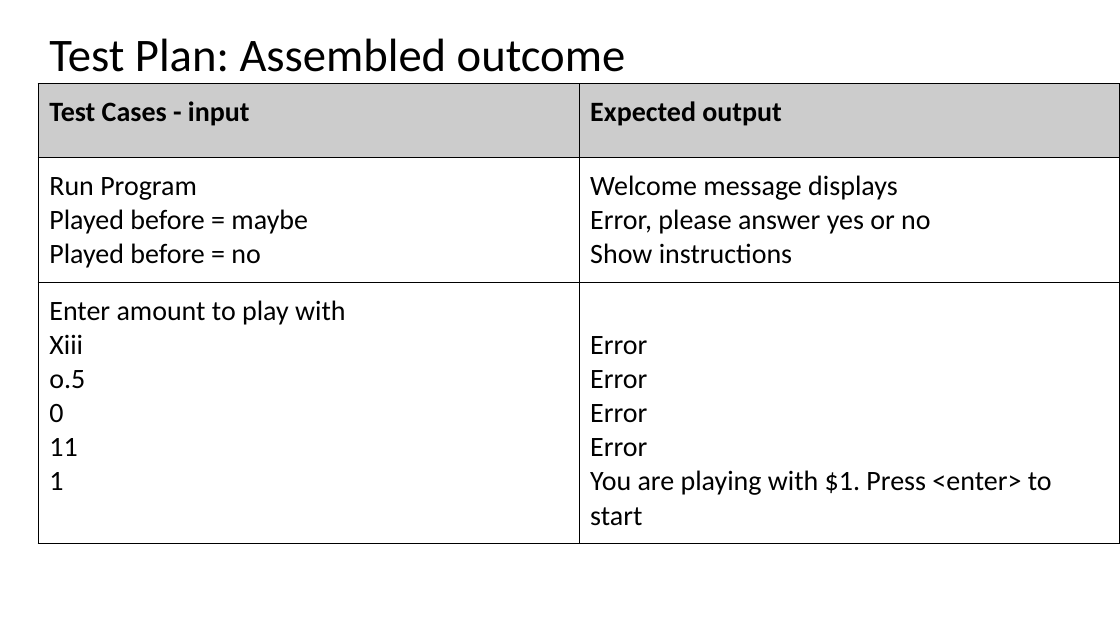
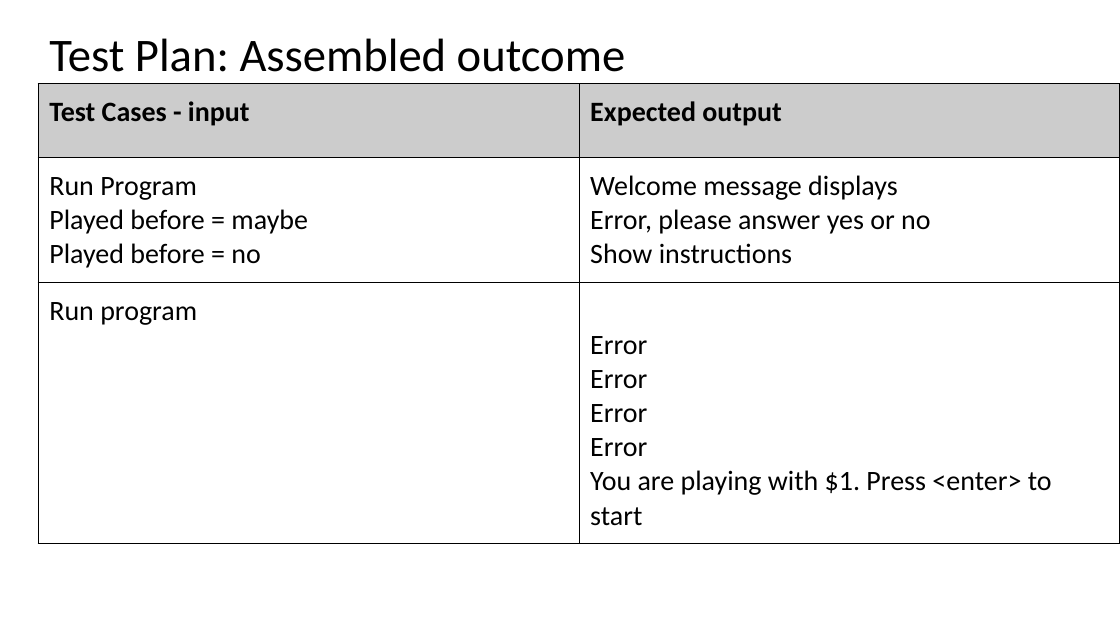
Before and after one commit to MOLLY-S1/Assessment, a slide deck: slide 29 of AS91883(1.7) & AS91884(1.8) Documentation.pptx (slide 28 before the commit). Drawn at 1120x630 pixels with LibreOffice and Linux fonts; fonts in the diff are those of the drawing. Boxes give left, top, right and bottom in pixels: in the first picture for what was removed or moved away, otherwise in the second. Text is boxed around its words. In the diff, an @@ line names an element or a change of style, - is before the commit and + after.

```diff
--- a/AS91883(1.7) & AS91884(1.8) Documentation.pptx
+++ b/AS91883(1.7) & AS91884(1.8) Documentation.pptx
@@ table at [38, 84, 1120, 539] @@
-row 3, column 1: Enter amount to play with / Xiii / o.5 / 0 / 11 / 1
+row 3, column 1: Run program
```
Also in this commit, not shown: 1 other slide changed, 1 slide added, 2 other files.
